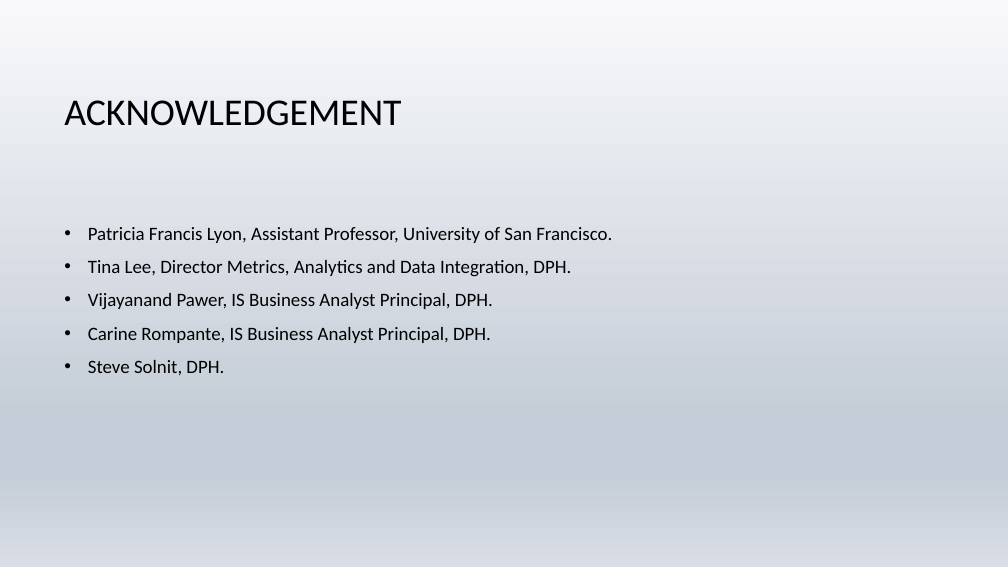
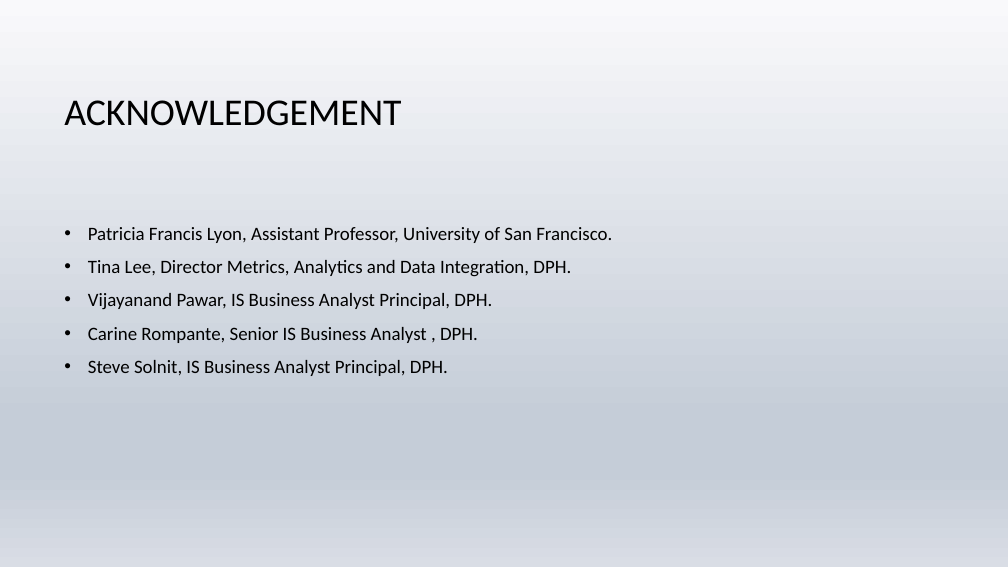
Before and after one commit to tanzirhasan/Readmission, a slide deck: slide 38 of 30_day_readmission.pptx (slide 39 before the commit). Drawn at 1008x567 pixels with LibreOffice and Linux fonts; fonts in the diff are those of the drawing; background and template pictures are left out. Boxes give left, top, right and bottom in pixels: in the first picture for what was removed or moved away, otherwise in the second. Text is boxed around its words. In the diff, an @@ line names an element or a change of style, - is before the commit and + after.

```diff
--- a/30_day_readmission.pptx
+++ b/30_day_readmission.pptx
@@ text at (88,293,492,376): text changed @@
-• Vijayanand Pawer, IS Business Analyst Principal, DPH.
-• Carine Rompante, IS Business Analyst Principal, DPH.
-• Steve Solnit, DPH.
+• Vijayanand Pawar, IS Business Analyst Principal, DPH.
+• Carine Rompante, Senior IS Business Analyst , DPH.
+• Steve Solnit, IS Business Analyst Principal, DPH.
```
Also in this commit, not shown: 6 other slides changed, 1 slide removed.
